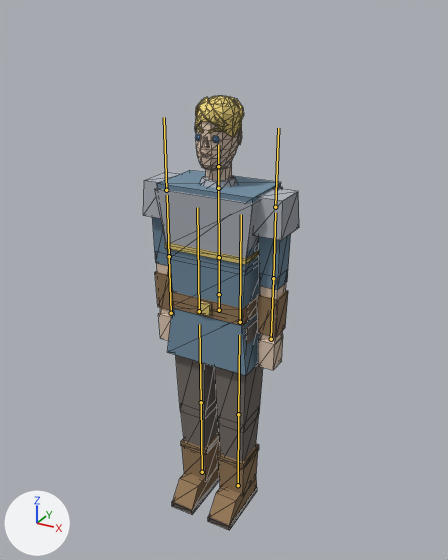
One commit to the glTF model assets/models/player/player_animated.glb: the scene before it, then after it.
The view is the same before and after, from a 50 mm lens placed at (1.11, -1.979, 2.079), pointed at (-0.033, 0.1, 1.039). The axes (+X, +Y, +Z) are drawn at lower left. The lights are the same throughout. The first picture is the older version. The bones that bend it are drawn over the model as lines. Mesh edges are drawn as thin lines.

The first picture shows 'Player'.
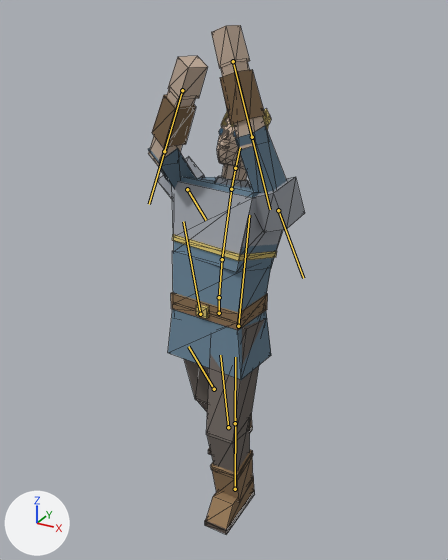
The newer file adds an action. The first version stands in its rest pose; the second is drawn at frame 10 of the action 'Attack2H'.

Location of each change, [x1, y1, x2, y2] in pixels of the pictures (448 x 560 px):
'Player', posed (17% taller)
    before: [143, 96, 299, 530]
    after: [148, 25, 305, 534]
bone 'Hips', root to tip
    before: (219, 310) to (219, 294)
    after: (219, 313) to (219, 297)
bone 'Spine', root to tip
    before: (219, 294) to (219, 257)
    after: (219, 297) to (222, 259)
bone 'Chest', root to tip
    before: (219, 257) to (218, 188)
    after: (222, 259) to (231, 189)
bone 'Neck', root to tip
    before: (218, 188) to (218, 166)
    after: (231, 189) to (235, 168)
bone 'Head', root to tip
    before: (218, 166) to (218, 145)
    after: (235, 168) to (240, 147)
bone 'UpperArm.L', root to tip
    before: (275, 207) to (278, 128)
    after: (278, 210) to (303, 278)
bone 'Forearm.L', root to tip
    before: (273, 278) to (275, 212)
    after: (252, 137) to (270, 209)
bone 'UpperArm.R', root to tip
    before: (166, 190) to (164, 117)
    after: (187, 189) to (206, 220)
bone 'Forearm.R', root to tip
    before: (169, 256) to (167, 195)
    after: (164, 151) to (149, 204)
bone 'Thigh.L', root to tip
    before: (240, 322) to (241, 214)
    after: (238, 326) to (249, 215)
bone 'Shin.L', root to tip
    before: (238, 414) to (239, 335)
    after: (228, 427) to (220, 355)
bone 'Foot.L', root to tip
    before: (238, 485) to (238, 414)
    after: (235, 489) to (235, 418)
bone 'Thigh.R', root to tip
    before: (199, 311) to (197, 207)
    after: (200, 314) to (183, 221)
bone 'Shin.R', root to tip
    before: (201, 402) to (199, 324)
    after: (214, 389) to (188, 346)
bone 'Foot.R', root to tip
    before: (202, 472) to (201, 402)
    after: (235, 423) to (235, 357)

The edits, one by one:
Bone 'Hips' (bone_hips) moves from (0.0, 0.0, 0.0) to (0.0, -0.014, 0.001).
Bone 'Hips' (bone_hips) turns from (0, 0, 0) to (0, -6, 0) degrees about its own x, y and z.
Bone 'Spine' (bone_spine) turns from (0, 0, 0) to (-7, 0, 0) degrees about its own x, y and z.
Bone 'Chest' (bone_chest) turns from (0, 0, 0) to (-6, -8, 0) degrees about its own x, y and z.
Bone 'Neck' (bone_neck) turns from (0, 0, 0) to (-4, 0, 0) degrees about its own x, y and z.
Bone 'Head' (bone_head) turns from (0, 0, 0) to (-4, 0, 0) degrees about its own x, y and z.
Bone 'UpperArm.L' (bone_upperarm_l) turns from (0, 0, 0) to (-157, 0, 19) degrees about its own x, y and z.
Bone 'Forearm.L' (bone_forearm_l) turns from (0, 0, 0) to (-10, 0, 0) degrees about its own x, y and z.
Bone 'UpperArm.R' (bone_upperarm_r) turns from (0, 0, 0) to (-126, -2, -31) degrees about its own x, y and z.
Bone 'Forearm.R' (bone_forearm_r) turns from (0, 0, 0) to (-39, 0, 0) degrees about its own x, y and z.
Bone 'Thigh.L' (bone_thigh_l) turns from (0, 0, 0) to (-11, 6, 0) degrees about its own x, y and z.
Bone 'Shin.L' (bone_shin_l) turns from (0, 0, 0) to (21, 0, 0) degrees about its own x, y and z.
Bone 'Foot.L' (bone_foot_l) turns from (0, 0, 0) to (-10, 0, 0) degrees about its own x, y and z.
Bone 'Thigh.R' (bone_thigh_r) turns from (0, 0, 0) to (14, 6, 0) degrees about its own x, y and z.
Bone 'Shin.R' (bone_shin_r) turns from (0, 0, 0) to (18, 0, 0) degrees about its own x, y and z.
Bone 'Foot.R' (bone_foot_r) turns from (0, 0, 0) to (-32, 0, 0) degrees about its own x, y and z.
